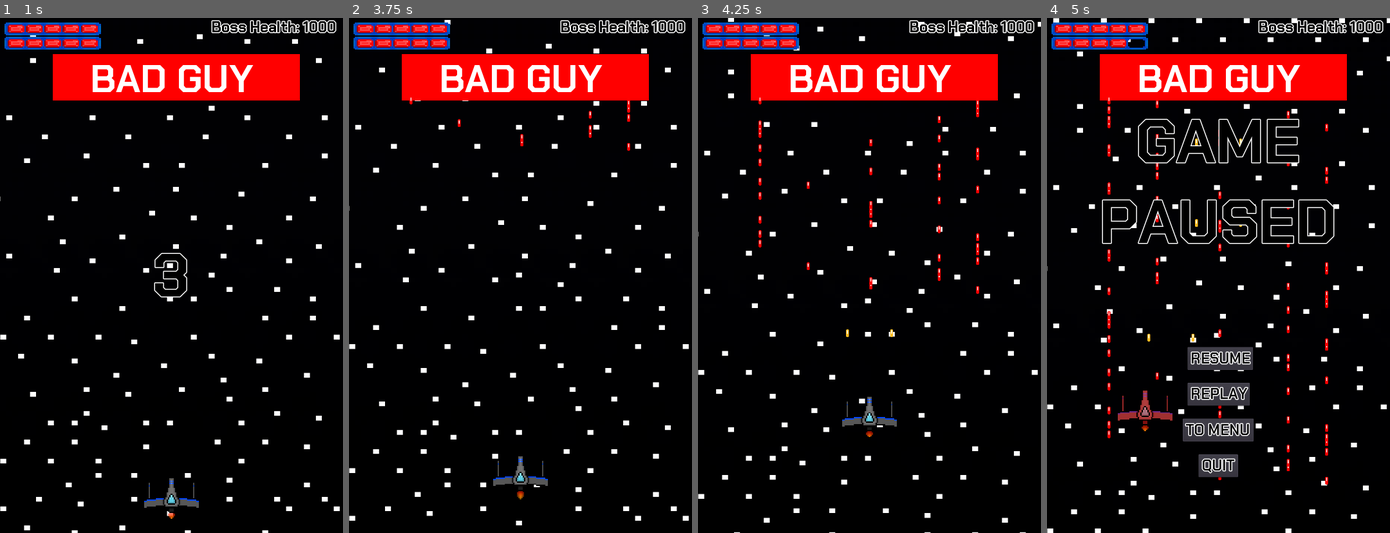
Above: before the commit, frames 1-4 (left to right).
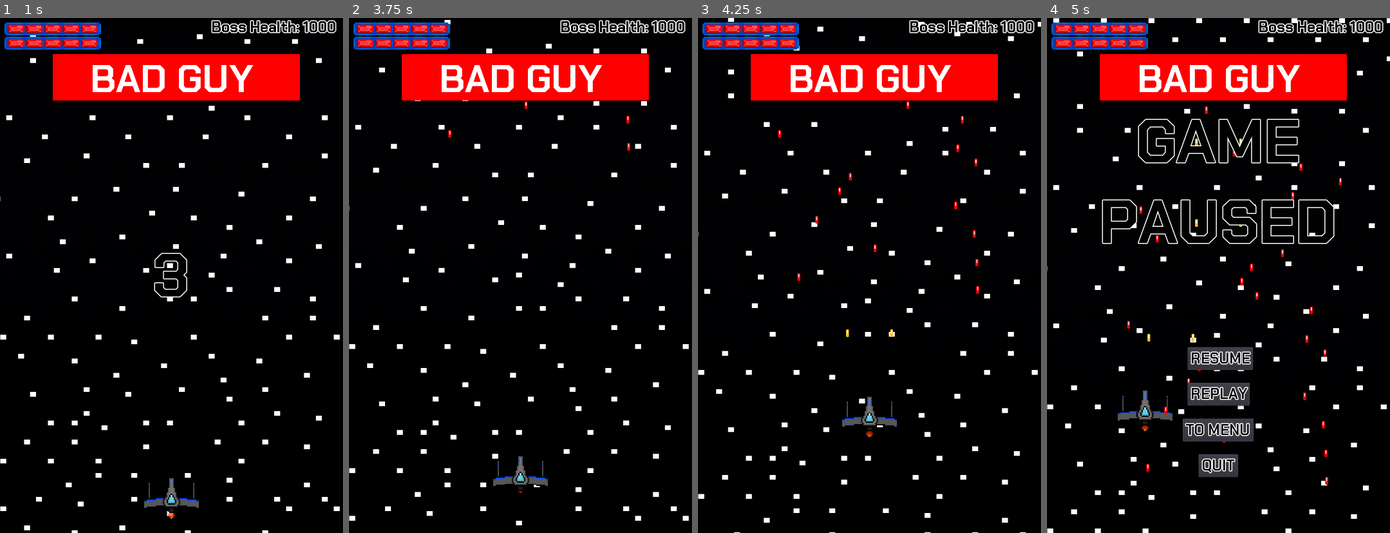
Above: after the commit, the same moments.

Repository: Cecilist/Final-BossFightBulletShooter
Game: Godot game, scene res://src/Menu/MainMenu.tscn
Two runs of this game, one before a commit and one after it. Both use one fixed random seed, a clock stepped at 60 frames per second and the inputs below.
Inputs:
- Up to frame 1 (1 s): click "PLAY" at 0.5 s
- Up to frame 2 (3.75 s): tap Enter (play_game) at 1.25, 2.1, 3.5 s; hold D (move_right) 1.28-2.03 s; hold Space (shoot) 1.28-2.03 s; hold S (move_down) 2.03-2.78 s; tap Space (shoot) at 2.3 s; hold D (move_right) 2.78-3.53 s; hold Space (shoot) 2.78-3.53 s; hold W (move_up) from 3.53 s (still down); tap Tab (to_next_screen) at 3.6 s
- Up to frame 3 (4.25 s): keep holding W (move_up); tap Space (shoot) at 3.8 s
- Up to frame 4 (5 s): release W (move_up) at 4.28 s; hold A (move_left) from 4.28 s (still down); hold Space (shoot) from 4.28 s (still down); tap Escape (pause) at 4.9 s

Frame 1 is identical in both runs. In frame 2, 0.2% of the frame differs, in the area x 17-82%, y 15-94%; in frame 3, 0.7%; in frame 4, 1.5%, in the area x 17-87%, y 4-90%.

Commit message:
Randomize enemy firing

Diff:
--- a/project/src/Boss/Boss.gd
+++ b/project/src/Boss/Boss.gd
@@ -9,6 +9,7 @@
 var rng := RandomNumberGenerator.new()
 
 var _remaining_boss_health = boss_health
+var _boss_can_shoot = true
 
 
 func _physics_process(_delta) -> void:
@@ -21,7 +22,7 @@
 		get_parent().show_won_game()
 
 	# Shoots the bullets if the game isn't paused
-	if boss_paused == false:
+	if boss_paused == false && _boss_can_shoot == true:
 		_fire_bullet();
 
 
@@ -46,13 +47,16 @@
 	#$BossShootingSound.play()
 
 	# Code below will randomly move around cannons
-	#var randomX = rng.randf_range(-249, 269) # magic numbers representing current width of boss "sprite"
-	#var cannonMovement := Vector2(randomX, 97) # magic number represetning current general y location of cannons
-	#$Cannon1.set_position(cannonMovement)
-	#$Cannon2.set_position(cannonMovement)
-	#$Cannon3.set_position(cannonMovement)
-	#$Cannon4.set_position(cannonMovement)
-	#$Cannon5.set_position(cannonMovement)
+	var randomX = rng.randf_range(-249, 269) # magic numbers representing current width of boss "sprite"
+	var cannonMovement := Vector2(randomX, 97) # magic number represetning current general y location of cannons
+	$Cannon1.set_position(cannonMovement)
+	$Cannon2.set_position(cannonMovement)
+	$Cannon3.set_position(cannonMovement)
+	$Cannon4.set_position(cannonMovement)
+	$Cannon5.set_position(cannonMovement)
+
+	_boss_can_shoot = false
+	$BossShotTimer.start()
 
 
 # Lowers the boss's health if they are hit
@@ -60,3 +64,7 @@
 func _on_Area2D_area_entered(area) -> void:
 		area.queue_free()
 		boss_health -= 10
+
+
+func _on_BossShotTimer_timeout() -> void:
+	_boss_can_shoot = true
--- a/project/src/Boss/Boss.tscn
+++ b/project/src/Boss/Boss.tscn
@@ -67,4 +67,9 @@
 stream = ExtResource( 3 )
 volume_db = -10.0
 
+[node name="BossShotTimer" type="Timer" parent="."]
+wait_time = 0.05
+one_shot = true
+
 [connection signal="area_entered" from="Area2D" to="." method="_on_Area2D_area_entered"]
+[connection signal="timeout" from="BossShotTimer" to="." method="_on_BossShotTimer_timeout"]
--- a/project/src/Level/Level.gd
+++ b/project/src/Level/Level.gd
@@ -42,7 +42,7 @@
 		_pause_game()
 
 	# Displays the unpause timer
-	if game_paused && _unpaused == true && won_game == false:
+	if (game_paused == true && _unpaused == true) and (won_game == false && game_over == false):
 		_show_unpause_timer()
 
 	# Displays the boss's remaining health
--- a/project/src/Player/Player.gd
+++ b/project/src/Player/Player.gd
@@ -11,7 +11,7 @@
 var _ship_velocity := Vector2(0,0)
 var _remaining_player_health = player_health
 var _player_invulnerable := false
-var _can_shoot := true
+var _player_can_shoot := true
 
 
 func _physics_process(_delta) -> void:
@@ -39,7 +39,7 @@
 		if Input.is_action_pressed("move_right"):
 			_ship_velocity.x = player_movement_speed
 		if Input.is_action_pressed("shoot"):
-			if _can_shoot == true:
+			if _player_can_shoot == true:
 				shoot();
 
 	# If the game is paused, stops playing the sprite's animation
@@ -89,8 +89,8 @@
 	get_node("/root/Level").add_child(bulletR)
 	bulletR.global_position = $RightCannon.global_position
 	$PlayerShootingSound.play()
-	_can_shoot = false
-	$ShootTimer.start()
+	_player_can_shoot = false
+	$PlayerShotTimer.start()
 
 
 # Reduces the player's health if they are hit
@@ -112,5 +112,5 @@
 
 # Allows the cannons to shoot again, giving the shots a delay
 #  when the player holds the shoot key
-func _on_ShootTimer_timeout() -> void:
-	_can_shoot = true
+func _on_PlayerShotTimer_timeout() -> void:
+	_player_can_shoot = true
--- a/project/src/Player/Player.tscn
+++ b/project/src/Player/Player.tscn
@@ -47,6 +47,7 @@
 [node name="ExhaustSprite" type="AnimatedSprite" parent="."]
 frames = SubResource( 1 )
 animation = "flying"
+frame = 2
 playing = true
 
 [node name="ShipSprite" type="AnimatedSprite" parent="."]
@@ -72,8 +73,9 @@
 [node name="InvulnerabilityTimer" type="Timer" parent="."]
 one_shot = true
 
-[node name="ShootTimer" type="Timer" parent="."]
+[node name="PlayerShotTimer" type="Timer" parent="."]
 wait_time = 0.4
+one_shot = true
 
 [node name="PlayerShootingSound" type="AudioStreamPlayer2D" parent="."]
 stream = ExtResource( 8 )
@@ -81,4 +83,4 @@
 
 [connection signal="area_entered" from="Hitbox" to="." method="_on_Hitbox_area_entered"]
 [connection signal="timeout" from="InvulnerabilityTimer" to="." method="_on_InvulnerabilityTimer_timeout"]
-[connection signal="timeout" from="ShootTimer" to="." method="_on_ShootTimer_timeout"]
+[connection signal="timeout" from="PlayerShotTimer" to="." method="_on_PlayerShotTimer_timeout"]
